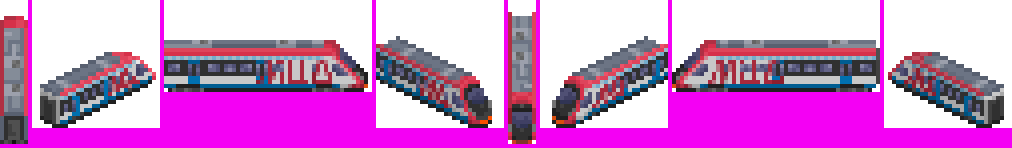
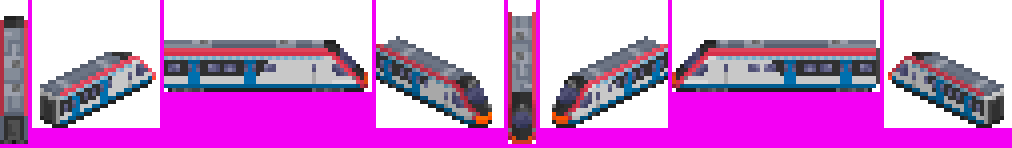
Before/after of a 1012px x 148px layered artwork. What changed in the layer stack:
hid "3.0 changes" over box(100, 60, 944, 104)
hid "МЦД" over box(108, 60, 936, 108)
hid "2.0-3.0 mask", painted on it over box(4, 16, 972, 144)
painted on "1.0-3.0 paint" over box(72, 76, 972, 120)
